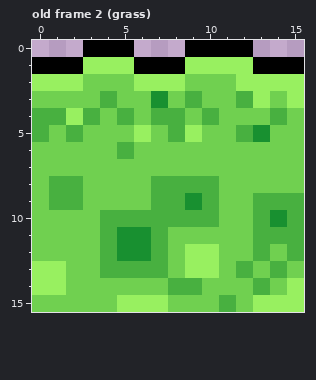
Two states of a pixel-art file, resources/sprites/items.aseprite. This is how it looked before the edit.
16x16 pixels, 88 frames. Shown: old frame 2 (grass). The commit also changed other frames, which this record leaves out.
The same view after the edit:
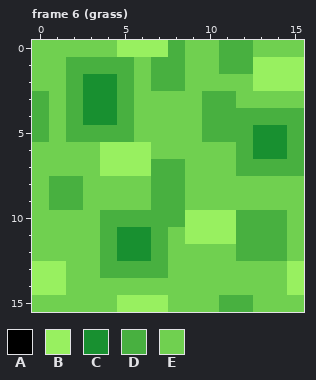
Palette (. is transparent): A #000000  B #98f060  C #189030  D #48b040  E #70d050
A new or re-ordered frame is compared with the old frame closest to it.
Changes in this commit:
frames 88 -> 96
Frame 6 (grass) is new; against old frame 2 (grass):
y 0: x 0..15 ...AAA...AAAA... -> EEEEEBBBDEEDDEEE
y 1: x 0..15 AAABBBAAABBBBAAA -> EEDDDDEDDEEDDBBB
y 2: x 0..8 BBBEEEBBB -> EEDCCDEDD; x 12 B -> E
y 3: x 0 E -> D; x 2..5 EEDE -> DCCD; x 7 C -> E; x 9..13 DEEDB -> EDDEE; x 15 B -> E
y 4: x 1..4 DBDE -> EDCC; x 7..8 DD -> EE; x 11..13 EEE -> DDD; x 15 E -> D
y 5: x 3..6 EEEB -> DDDE; x 8..11 DBEE -> EEDD; x 14..15 EE -> CD
y 6: x 4..6 EDE -> BBB; x 12..15 EEEE -> DCCD
y 7: x 4..8 EEEEE -> BBBDD; x 12..15 EEEE -> DDDD
y 8: x 9..10 DD -> EE
y 9: x 9..10 CD -> EE; x 13..15 DDD -> EEE
y 10: x 9..12 DDEE -> BBBD; x 14..15 CD -> DE
y 11: x 9..12 EEEE -> BBBD; x 15 D -> E
y 12: x 9..10 BB -> EE; x 12 E -> D; x 14..15 ED -> DE
y 13: x 9..10 BB -> EE; x 12 D -> E; x 14..15 DE -> EB
y 14: x 8..9 DD -> EE; x 13 D -> E
y 15: x 12..15 EBBB -> DEEE
